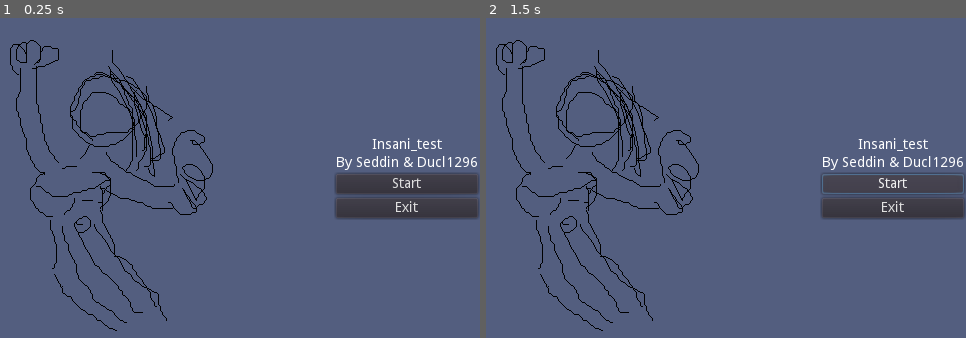
Above: before the commit, frames 1-2 (left to right).
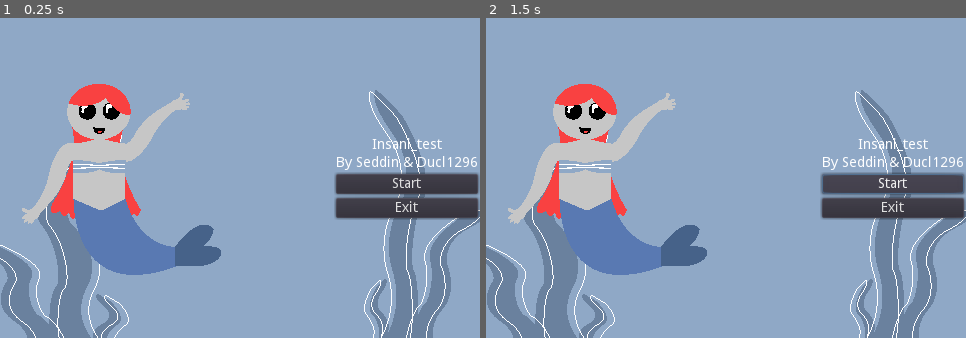
Above: after the commit, the same moments.

Repository: ducl1296/Insani_test
Game: Godot game, scene res://Menu.tscn
Two runs of this game, one before a commit and one after it. Both use one fixed random seed, a clock stepped at 60 frames per second and the inputs below.
Inputs:
- Up to frame 1 (0.25 s): no input
- Up to frame 2 (1.5 s): click "Start" at 0.5 s; click "Start" at 1.25 s

The runs differ from the first frame. In frame 1, 95% of the frame differs, in the area x 0-100%, y 0-100%; in frame 2, 95%.

Commit message:
New Wallpaper
Better look

Diff:
--- a/Menu.tscn
+++ b/Menu.tscn
@@ -1,6 +1,6 @@
 [gd_scene load_steps=2 format=2]
 
-[ext_resource path="res://ui/wall_menu.png" type="Texture" id=1]
+[ext_resource path="res://ui/wall_menu(new).png" type="Texture" id=1]
 
 [node name="Menu" type="Control"]
 anchor_right = 1.0
Binary file added: ui/wall_menu(new).png
Not shown, added: ui/wall_menu(new).png.import
